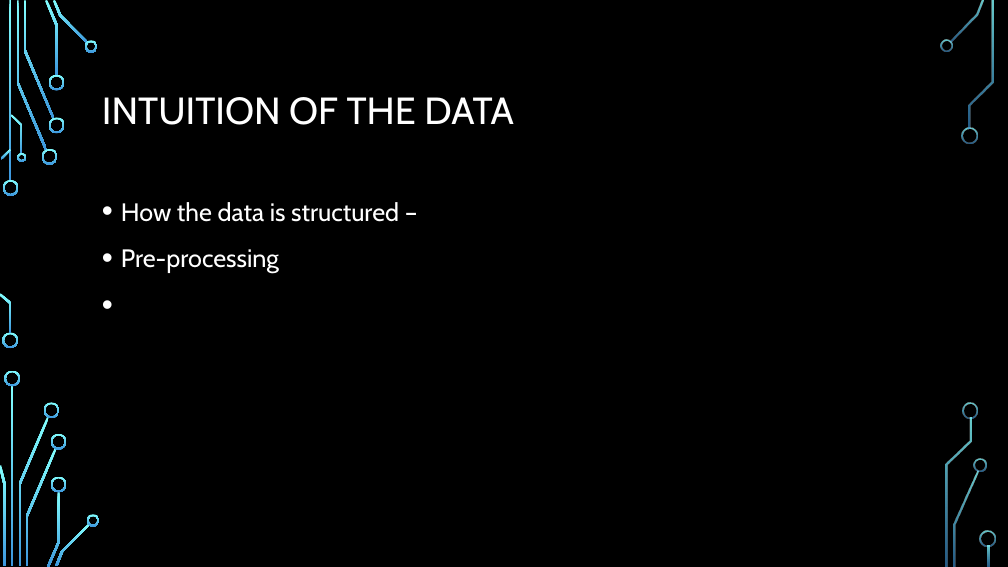
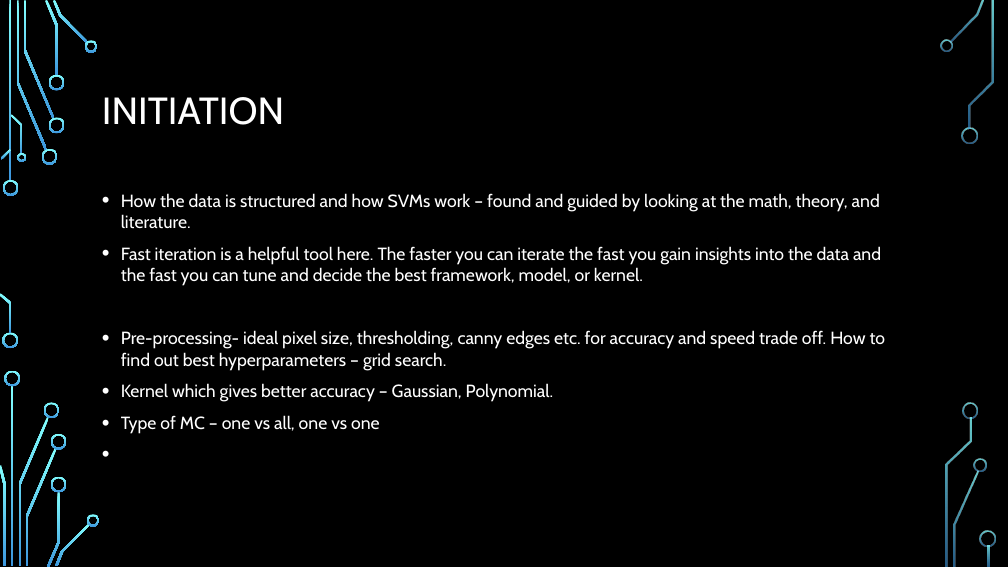
Before and after one commit to idrisdodwell00711/EPM106, a slide deck: slide 5 of Team INVIKTUS.pptm. Drawn at 1008x567 pixels with LibreOffice and Linux fonts; fonts in the diff are those of the drawing; background and template pictures are left out. Boxes give left, top, right and bottom in pixels: in the first picture for what was removed or moved away, otherwise in the second. Text is boxed around its words. In the diff, an @@ line names an element or a change of style, - is before the commit and + after.

```diff
--- a/Team INVIKTUS.pptm
+++ b/Team INVIKTUS.pptm
@@ title at [102, 97, 284, 125]: text changed @@
-INTUITION OF THE DATA
+INITIATION
@@ text at [121, 193, 886, 433]: text changed; size 24 to 16.8 pt @@
-• How the data is structured –
-• Pre-processing
+• How the data is structured and how SVMs work – found and guided by looking at the math, theory, and literature.
+• Fast iteration is a helpful tool here. The faster you can iterate the fast you gain insights into the data and the fast you can tune and decide the best framework, model, or kernel.
+• Pre-processing- ideal pixel size, thresholding, canny edges etc. for accuracy and speed trade off. How to find out best hyperparameters – grid search.
+• Kernel which gives better accuracy – Gaussian, Polynomial.
+• Type of MC – one vs all, one vs one
```
Also in this commit, not shown: 3 other slides changed, 6 slides added, 4 slides removed, 2 other files.
